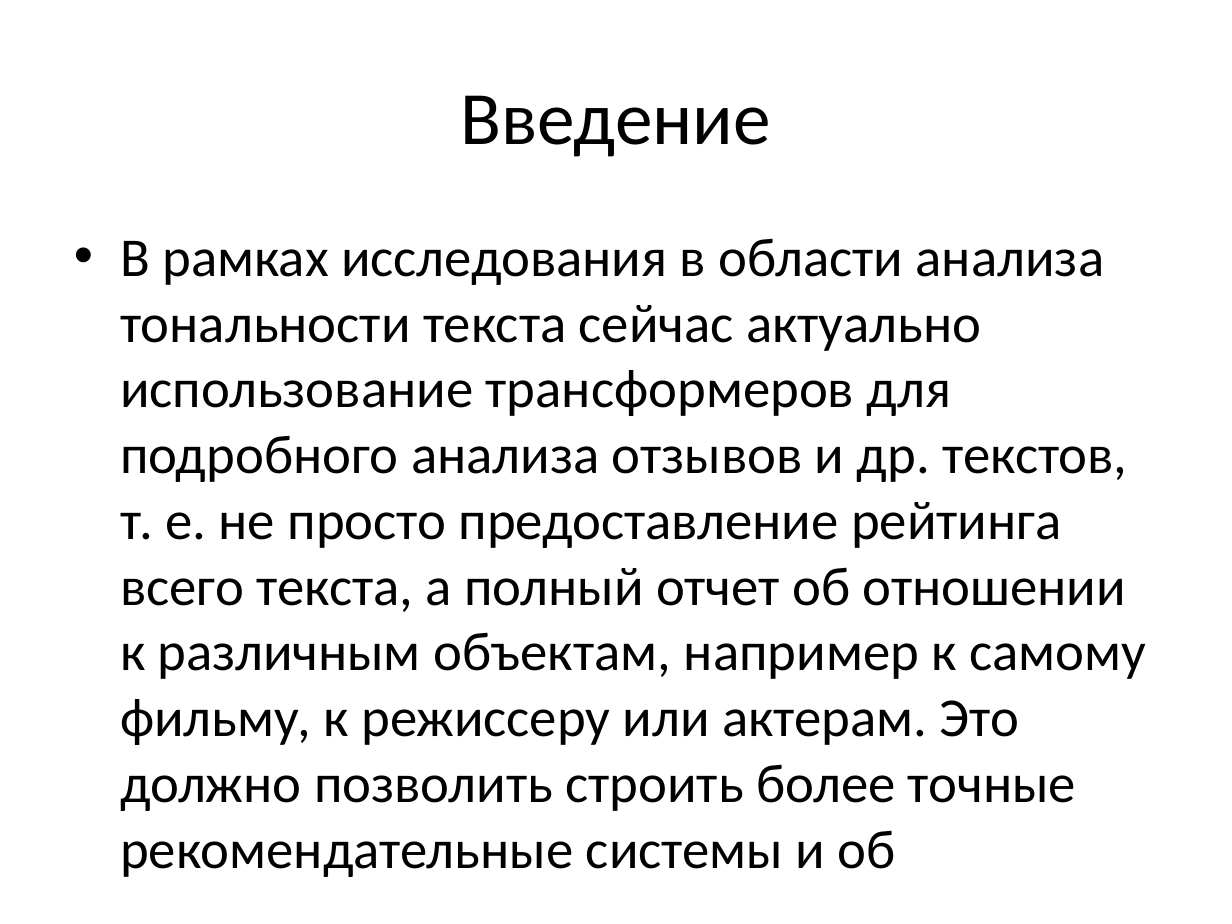
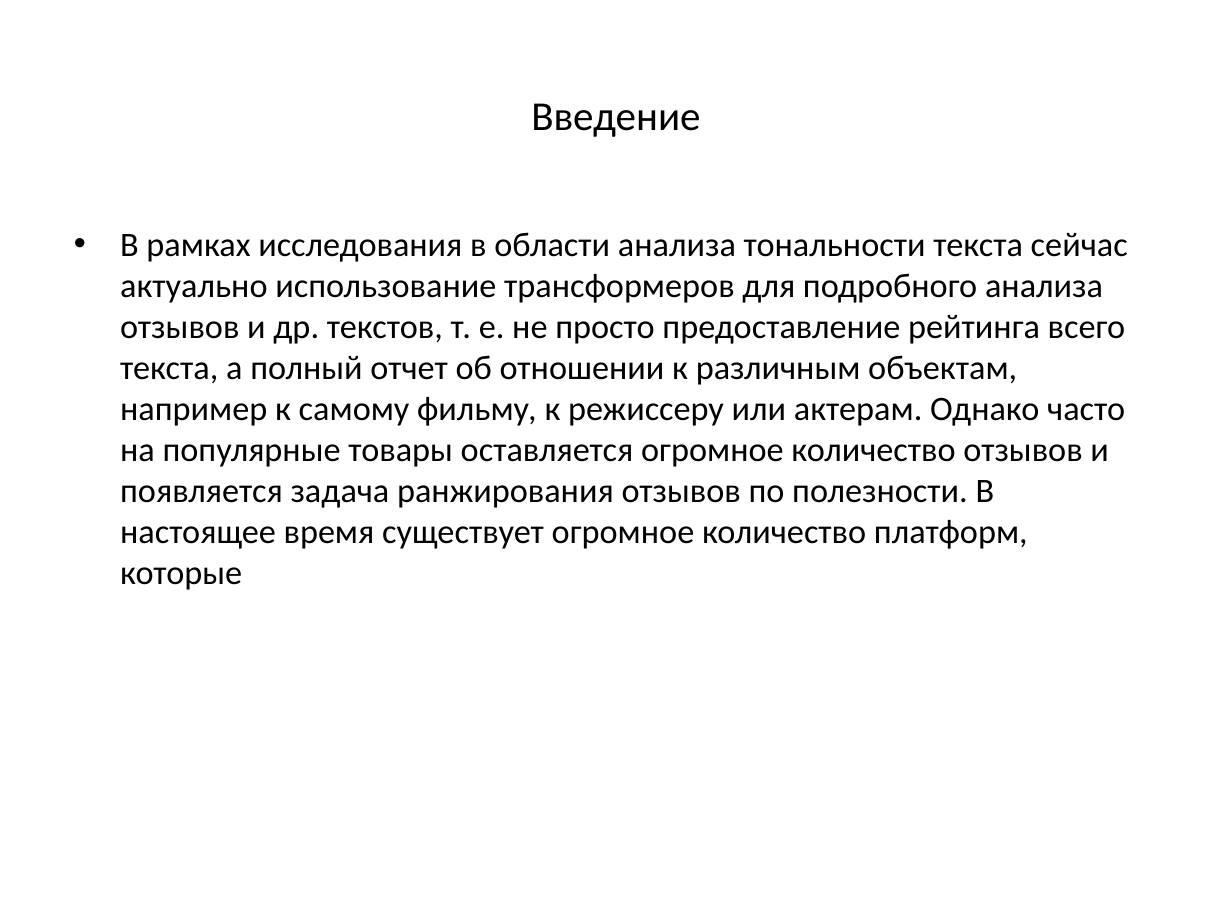
Before and after one commit to compfee/Easyntation, a slide deck: slide 2 of src/Example PPT.pptx. Drawn at 1232x924 pixels with LibreOffice and Linux fonts; fonts in the diff are those of the drawing. Boxes give left, top, right and bottom in pixels: in the first picture for what was removed or moved away, otherwise in the second. Text is boxed around its words. In the diff, an @@ line names an element or a change of style, - is before the commit and + after.

```diff
--- a/src/Example PPT.pptx
+++ b/src/Example PPT.pptx
@@ title "Введение" at (531, 103, 700, 137): size 44 to 24 pt @@
@@ text at (120, 232, 1128, 590): text changed; size 32 to 20 pt @@
-• В рамках исследования в области анализа тональности текста сейчас актуально использование трансформеров для подробного анализа отзывов и др. текстов, т. е. не просто предоставление рейтинга всего текста, а полный отчет об отношении к различным объектам, например к самому фильму, к режиссеру или актерам. Это должно позволить строить более точные рекомендательные системы и об
+• В рамках исследования в области анализа тональности текста сейчас актуально использование трансформеров для подробного анализа отзывов и др. текстов, т. е. не просто предоставление рейтинга всего текста, а полный отчет об отношении к различным объектам, например к самому фильму, к режиссеру или актерам. Однако часто на популярные товары оставляется огромное количество отзывов и появляется задача ранжирования отзывов по полезности. В настоящее время существует огромное количество платформ, которые
```
Also in this commit, not shown: 2 other slides changed, 2 other files.
